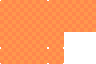
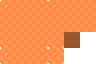
Comparing the layer stacks of the two 96×64 images. Changes:
painted on "Grass.png" over <box>64,32,80,48</box>
